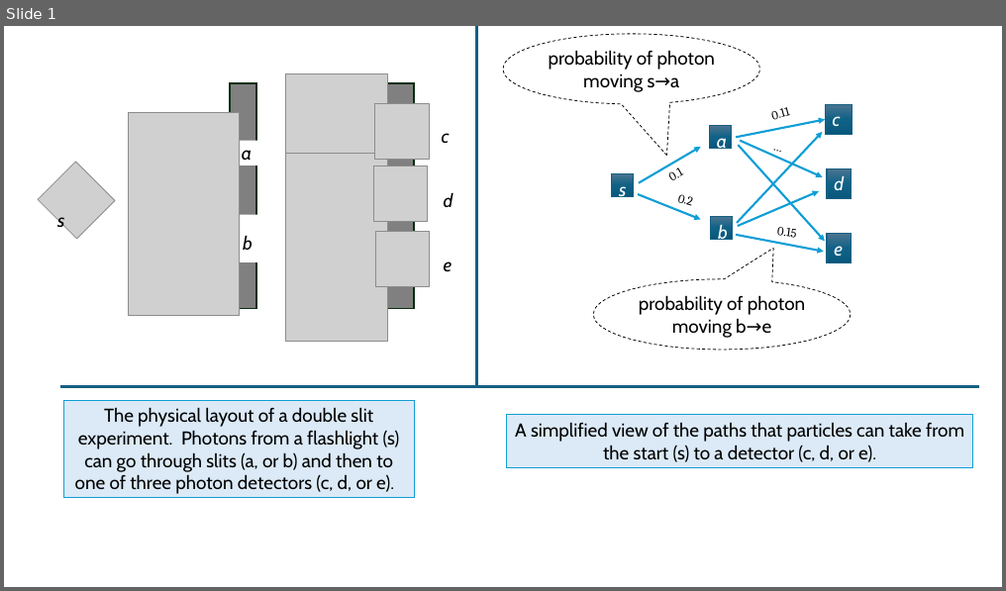
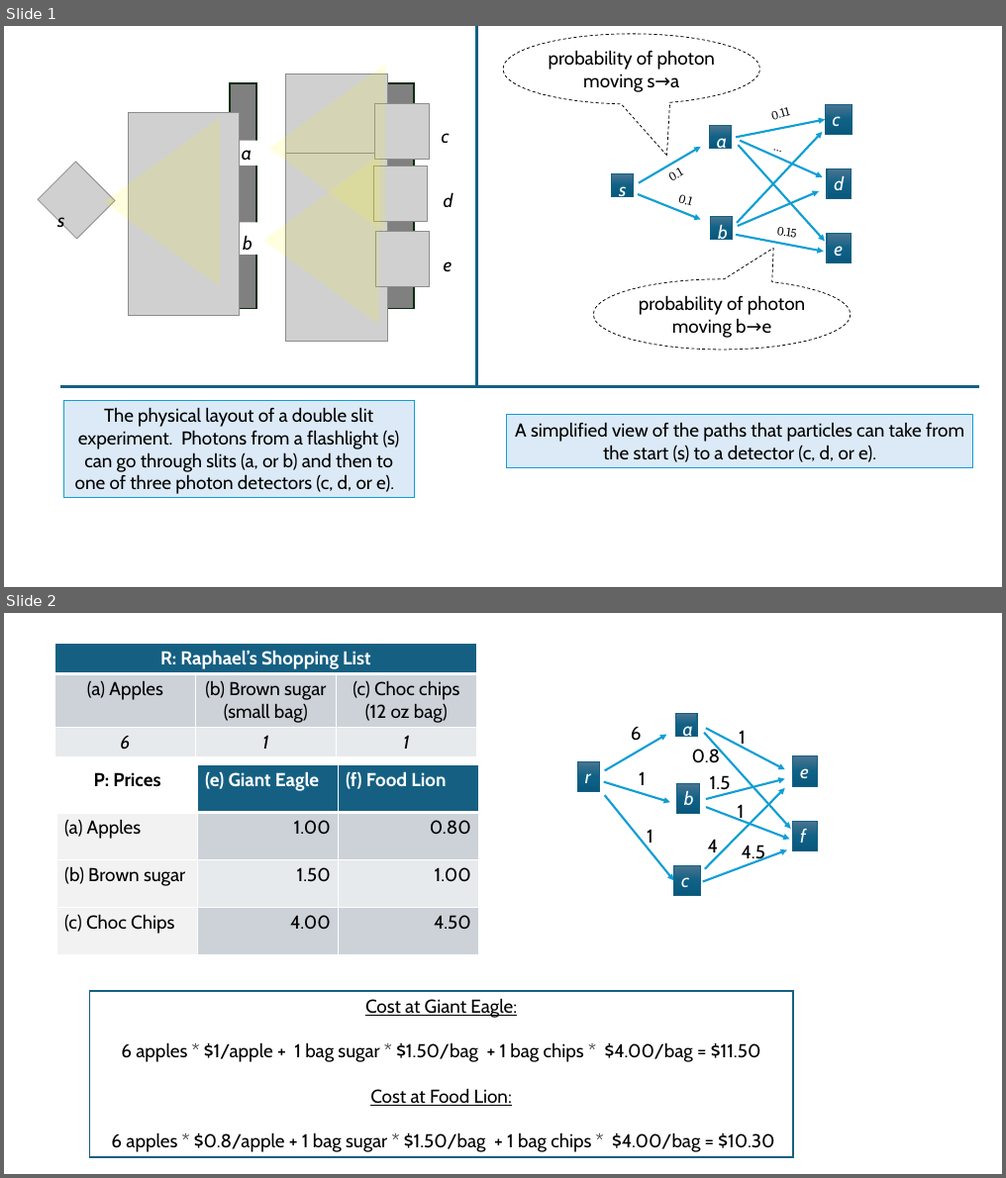
Before and after one commit to wwcohen/wwcohen.github.io, a slide deck: qm/double slit.pptx. Shown one above the other, each under a label of ours: slide 1 before the commit, slides 1 and 2 after it. The pictures are 1006x591 and 1006x1178 pixels, drawn with LibreOffice and Linux fonts; fonts in the diff are those of the drawing; grey boxes stand for pictures. Boxes give left, top, right and bottom in pixels: in the first picture for what was removed or moved away, otherwise in the second. Text is boxed around its words. In the diff, an @@ line names an element or a change of style, - is before the commit and + after.

```diff
--- a/qm/double slit.pptx
+++ b/qm/double slit.pptx
@@ slide 2 added at box(4, 613, 1002, 1174), background #FFFFFF @@
@@ table added at box(54, 644, 477, 756), 3 rows, 3 columns @@
+R: Raphael’s Shopping List |  | 
+(a) Apples | (b) Brown sugar (small bag) | (c) Choc chips (12 oz bag)
+6 | 1 | 1
@@ table added at box(57, 765, 479, 956), 4 rows, 3 columns @@
+P: Prices | (e) Giant Eagle | (f) Food Lion
+(a) Apples | 1.00 | 0.80
+(b) Brown sugar | 1.50 | 1.00
+(c) Choc Chips | 4.00 | 4.50
@@ group added at box(558, 713, 818, 895): 9 arrows, 9 texts, 7 rectangles @@
+a
+b
+c
+e
+f
+r
+6
+1
+1
+1
+0.8
+1.5
+1
+4
+4.5
@@ rectangle added at box(89, 991, 792, 1157), fill #FFFFFF, outline #156082 1.5 pt, 18 pt, text #000000 @@
+Cost at Giant Eagle:
+6 apples * $1/apple + 1 bag sugar * $1.50/bag + 1 bag chips * $4.00/bag = $11.50
+Cost at Food Lion:
+6 apples * $0.8/apple + 1 bag sugar * $1.50/bag + 1 bag chips * $4.00/bag = $10.30
@@ slide 1 changed as well @@
@@ triangle added at box(269, 64, 385, 233), fill #FFFF00 at 12% opacity @@
@@ triangle added at box(104, 118, 220, 287), fill #FFFF00 at 12% opacity @@
@@ triangle added at box(263, 156, 379, 325), fill #FFFF00 at 12% opacity @@
@@ text at box(678, 194, 691, 205): text changed @@
-0.2
+0.1
@@ rectangle: place and size @@
-rectangle at box(201, 215, 277, 263)
+rectangle at box(201, 223, 277, 255)
```
Also in this commit, not shown: 5 other files.
